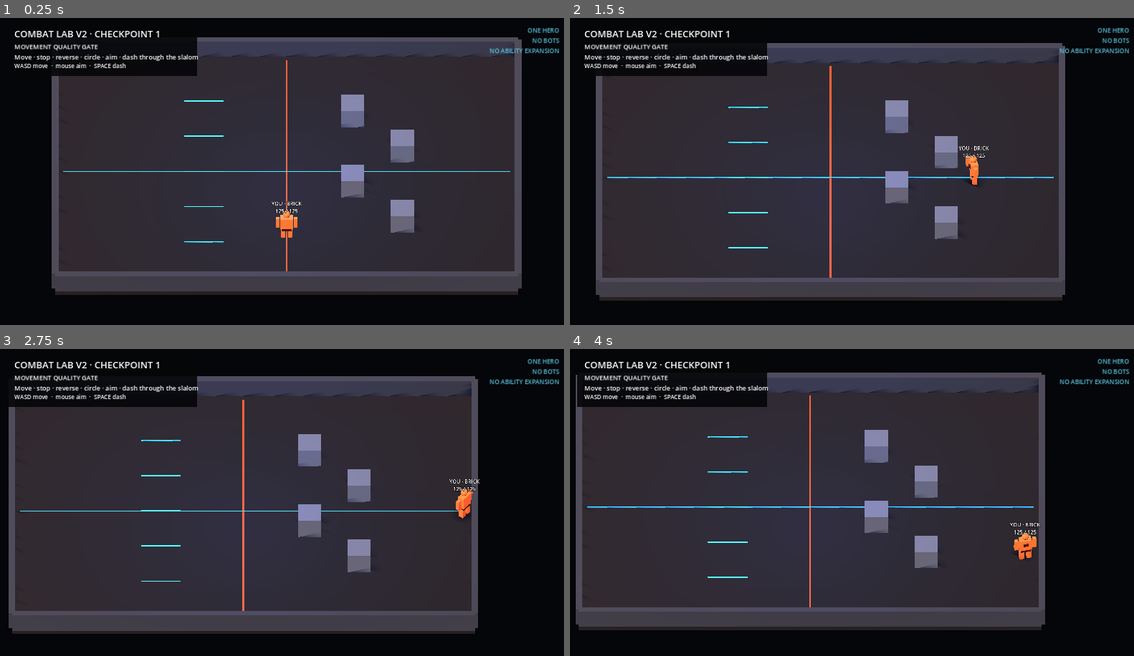
Above: before the commit, frames 1-4 (two rows, left to right).
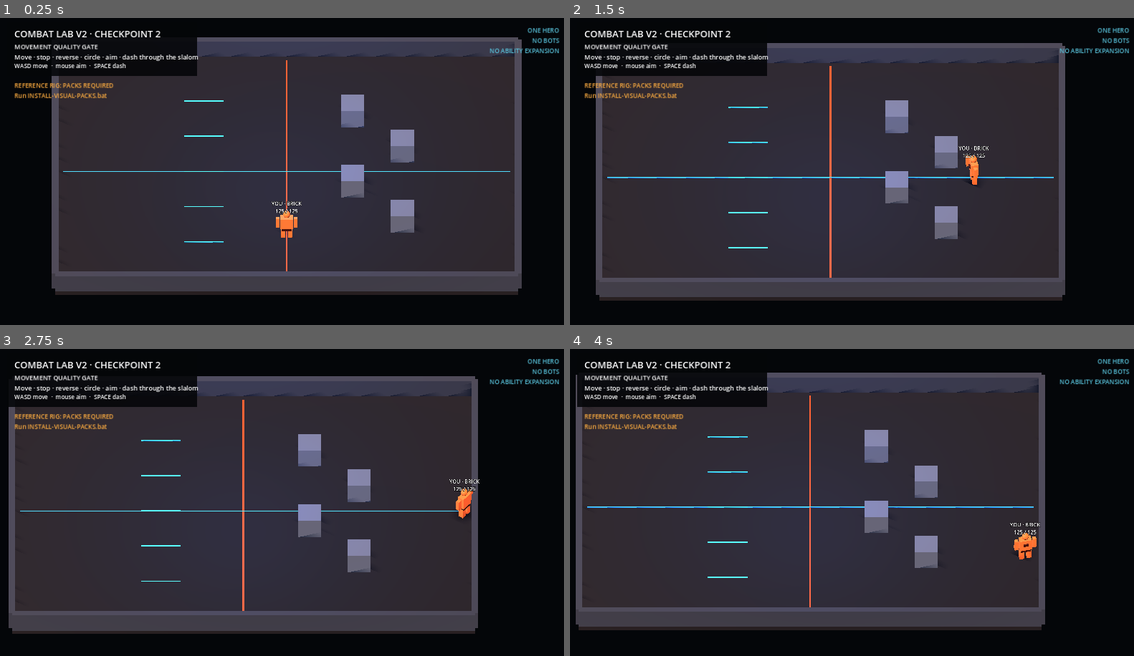
Above: after the commit, the same moments.

Repository: drok123/UrbanBrawl
Game: Godot game, scene res://scenes/brawler/combat_lab_v2.tscn
Same seed, same stepped clock (60 frames per second), same inputs: the game is played once before the commit and once after it.
Inputs (mouse positions are in pixels of both pictures, inside the frame that each line leads up to):
- Up to frame 1 (0.25 s): no input
- Up to frame 2 (1.5 s): tap Enter at 0.5 s; move the mouse to (981, 159) at 0.52 s; hold D 0.53-1.25 s; tap J at 0.6 s; click (981, 159) at 0.67 s; tap Space at 0.77 s; drag from (739, 192) to (829, 239) at 1.27 s
- Up to frame 3 (2.75 s): move the mouse to (344, 434) at 2.02 s; hold D from 2.03 s (still down); tap F at 2.1 s
- Up to frame 4 (4 s): release D at 2.75 s; drag from (829, 570) to (682, 459) at 2.77 s; move the mouse to (1026, 554) at 3.52 s; hold A from 3.53 s (still down); tap E at 3.6 s; tap Space at 3.77 s

The runs differ from the first frame. In frame 1, 0.4% of the frame differs, in the area x 2-29%, y 4-27%; in frame 2, 0.4%; in frame 3, 0.4%; in frame 4, 0.4%.

Commit message:
Wire production rig validation checkpoint

Diff:
--- a/scripts/animation/quaternius_character_driver_3d.gd
+++ b/scripts/animation/quaternius_character_driver_3d.gd
@@ -18,7 +18,7 @@
 var _last_reaction_variant: int = -1
 
 func _ready() -> void:
-	_actor = get_parent() as CharacterBody3D
+	_actor = _find_actor_ancestor()
 	_fallback_visual = get_node_or_null(fallback_visual_path) as Node3D
 	call_deferred("_try_activate")
 
@@ -31,7 +31,19 @@
 func is_external_visual_active() -> bool:
 	return _active
 
+func get_validation_status() -> String:
+	if _active:
+		return "READY"
+	if QuaterniusAssetLocator.character_file_count() <= 0:
+		return "MISSING_CHARACTER_PACK"
+	if QuaterniusAssetLocator.animation_file_count() <= 0:
+		return "MISSING_ANIMATION_PACK"
+	return "RIG_OR_RETARGET_FAILED"
+
 func _try_activate() -> void:
+	if _actor == null:
+		print("Urban Brawl: production rig has no CharacterBody3D ancestor; keeping fallback")
+		return
 	var character_path: String = QuaterniusAssetLocator.find_character_scene(character_variant_index)
 	if character_path.is_empty():
 		print("Urban Brawl: no Quaternius character scene found; keeping fallback for ", get_parent().name)
@@ -90,6 +102,14 @@
 	set_meta(&"external_character", character_path)
 	print("Urban Brawl: Quaternius actor active — ", get_parent().name, " -> ", character_path.get_file(), " / ", imported_count, " animations")
 	_update_animation(true)
+
+func _find_actor_ancestor() -> CharacterBody3D:
+	var candidate: Node = get_parent()
+	while candidate != null:
+		if candidate is CharacterBody3D:
+			return candidate as CharacterBody3D
+		candidate = candidate.get_parent()
+	return null
 
 func _import_ual_animations() -> int:
 	if _animation_library == null or _skeleton == null:
--- a/scripts/brawler/brawler_character_presenter.gd
+++ b/scripts/brawler/brawler_character_presenter.gd
@@ -1,4 +1,6 @@
 extends Node3D
+
+const QuaterniusDriver = preload("res://scripts/animation/quaternius_character_driver_3d.gd")
 
 ## Replaceable presentation layer for a brawler fighter.
 ##
@@ -6,6 +8,8 @@
 ## owns meshes, materials, labels, pose offsets, and eventually AnimationTree.
 
 var visual_root: Node3D
+var debug_visual: Node3D
+var production_driver: Node3D
 var body_material: StandardMaterial3D
 var accent_material: StandardMaterial3D
 var right_arm: MeshInstance3D
@@ -20,7 +24,18 @@
 
 func initialize() -> void:
 	if visual_root == null:
-		_build_debug_visual()
+		_build_visual_hierarchy()
+		_install_production_rig_candidate()
+
+
+func is_production_rig_active() -> bool:
+	return production_driver != null and bool(production_driver.call("is_external_visual_active"))
+
+
+func get_production_rig_status() -> String:
+	if production_driver == null:
+		return "BOOTING"
+	return str(production_driver.call("get_validation_status"))
 
 
 func set_palette(body: Color, accent: Color) -> void:
@@ -80,10 +95,14 @@
 		body_material.emission_energy_multiplier = 1.5
 
 
-func _build_debug_visual() -> void:
+func _build_visual_hierarchy() -> void:
 	visual_root = Node3D.new()
-	visual_root.name = "DebugHumanoid"
+	visual_root.name = "VisualRoot"
 	add_child(visual_root)
+
+	debug_visual = Node3D.new()
+	debug_visual.name = "DebugHumanoid"
+	visual_root.add_child(debug_visual)
 
 	body_material = StandardMaterial3D.new()
 	body_material.roughness = 0.78
@@ -115,7 +134,7 @@
 	var instance := MeshInstance3D.new()
 	instance.position = at
 	instance.mesh = mesh
-	visual_root.add_child(instance)
+	debug_visual.add_child(instance)
 	return instance
 
 
@@ -128,5 +147,12 @@
 	instance.position = at
 	instance.scale = size
 	instance.mesh = mesh
-	visual_root.add_child(instance)
+	debug_visual.add_child(instance)
 	return instance
+
+
+func _install_production_rig_candidate() -> void:
+	production_driver = QuaterniusDriver.new()
+	production_driver.name = "ProductionRig"
+	production_driver.set("fallback_visual_path", NodePath("../DebugHumanoid"))
+	visual_root.add_child(production_driver)
--- a/scripts/brawler/brawler_fighter.gd
+++ b/scripts/brawler/brawler_fighter.gd
@@ -116,6 +116,11 @@
 	stored_charge = 0.0
 	vice_boost_ready = false
 	_update_nameplate()
+
+func get_character_presentation_status() -> String:
+	if presenter == null:
+		return "BOOTING"
+	return str(presenter.get_production_rig_status())
 
 func _physics_process(delta: float) -> void:
 	_tick_timers(delta)
--- a/scripts/brawler/combat_lab_v2.gd
+++ b/scripts/brawler/combat_lab_v2.gd
@@ -7,6 +7,7 @@
 var player
 var camera: Camera3D
 var camera_center := Vector3.ZERO
+var rig_status_label: Label
 
 
 func _ready() -> void:
@@ -19,6 +20,7 @@
 
 func _process(delta: float) -> void:
 	_update_camera(delta)
+	_update_rig_status()
 
 
 func _spawn_brick() -> void:
@@ -39,6 +41,22 @@
 func respawn_fighter(fighter) -> void:
 	if fighter == player:
 		fighter.reset_fighter(SPAWN_POINT)
+
+
+func _update_rig_status() -> void:
+	if rig_status_label == null or player == null:
+		return
+	var rig_status: String = str(player.get_character_presentation_status())
+	match rig_status:
+		"READY":
+			rig_status_label.text = "REFERENCE RIG: READY\nQuaternius character + UAL clips active"
+			rig_status_label.add_theme_color_override("font_color", Color(0.36, 0.92, 0.58))
+		"MISSING_CHARACTER_PACK", "MISSING_ANIMATION_PACK":
+			rig_status_label.text = "REFERENCE RIG: PACKS REQUIRED\nRun INSTALL-VISUAL-PACKS.bat"
+			rig_status_label.add_theme_color_override("font_color", Color(1.0, 0.68, 0.25))
+		_:
+			rig_status_label.text = "REFERENCE RIG: %s\nSee Godot output for the failed gate" % rig_status
+			rig_status_label.add_theme_color_override("font_color", Color(1.0, 0.42, 0.35))
 
 
 func _build_environment() -> void:
@@ -126,7 +144,7 @@
 
 	var title := Label.new()
 	title.position = Vector2(40.0, 34.0)
-	title.text = "COMBAT LAB V2 · CHECKPOINT 1"
+	title.text = "COMBAT LAB V2 · CHECKPOINT 2"
 	title.add_theme_font_size_override("font_size", 26)
 	layer.add_child(title)
 
@@ -150,6 +168,13 @@
 	status.add_theme_color_override("font_color", Color(0.35, 0.78, 0.88))
 	status.add_theme_font_size_override("font_size", 17)
 	layer.add_child(status)
+
+	rig_status_label = Label.new()
+	rig_status_label.position = Vector2(40.0, 184.0)
+	rig_status_label.size = Vector2(620.0, 70.0)
+	rig_status_label.text = "REFERENCE RIG: BOOTING"
+	rig_status_label.add_theme_font_size_override("font_size", 17)
+	layer.add_child(rig_status_label)
 
 
 func _add_static_box(node_name: String, at: Vector3, size: Vector3, color: Color) -> StaticBody3D:
Not shown, changed: docs/ANIMATION_STACK.md
